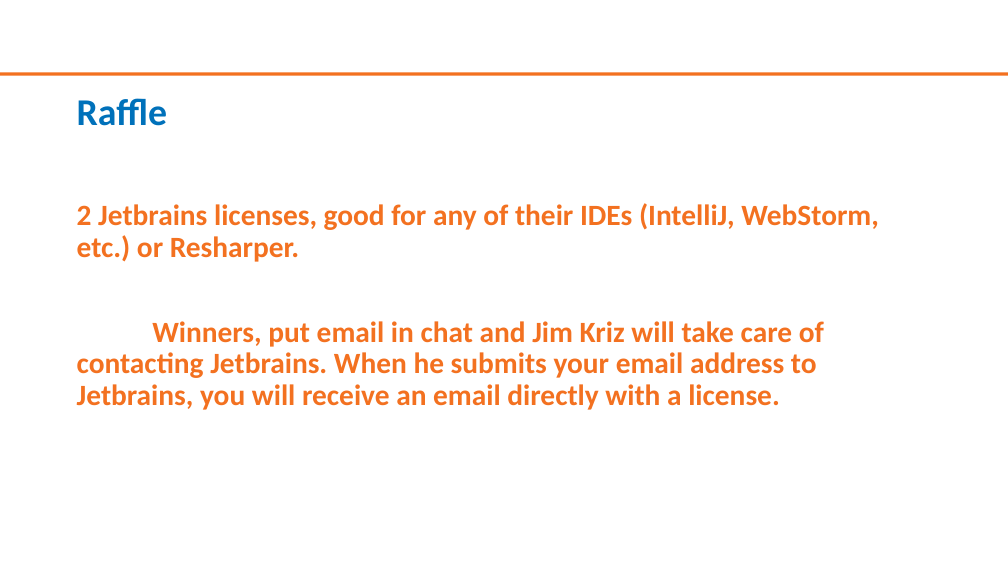
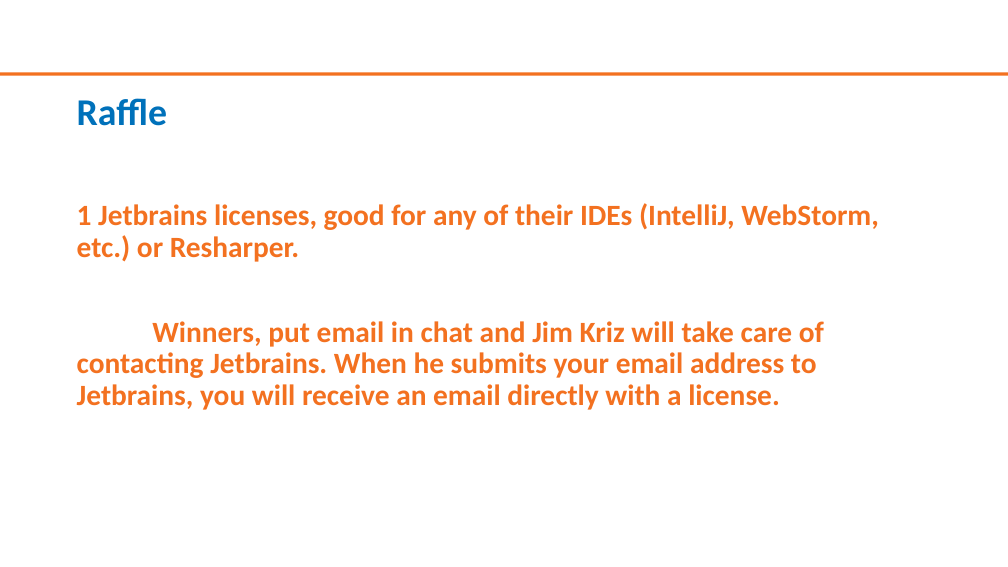
Before and after one commit to Ingage-Meetup/XC-20210120, a slide deck: slide 3 of slides.pptx. Drawn at 1008x567 pixels with LibreOffice and Linux fonts; fonts in the diff are those of the drawing; background and template pictures are left out. Boxes give left, top, right and bottom in pixels: in the first picture for what was removed or moved away, otherwise in the second. Text is boxed around its words. In the diff, an @@ line names an element or a change of style, - is before the commit and + after.

Commit message:
Tweaked slides

```diff
--- a/slides.pptx
+++ b/slides.pptx
@@ text at bbox=[77, 203, 879, 262]: text changed @@
-2 Jetbrains licenses, good for any of their IDEs (IntelliJ, WebStorm, etc.) or Resharper.
+1 Jetbrains licenses, good for any of their IDEs (IntelliJ, WebStorm, etc.) or Resharper.
```
